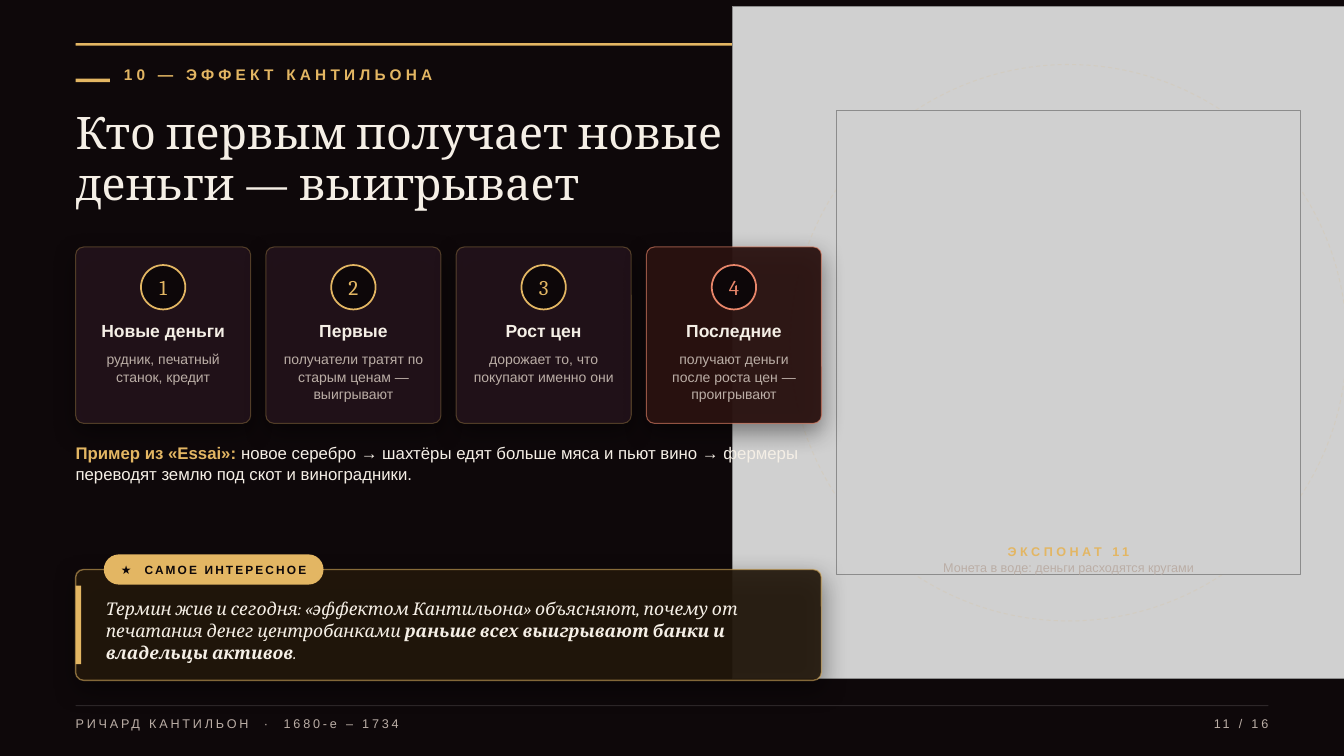
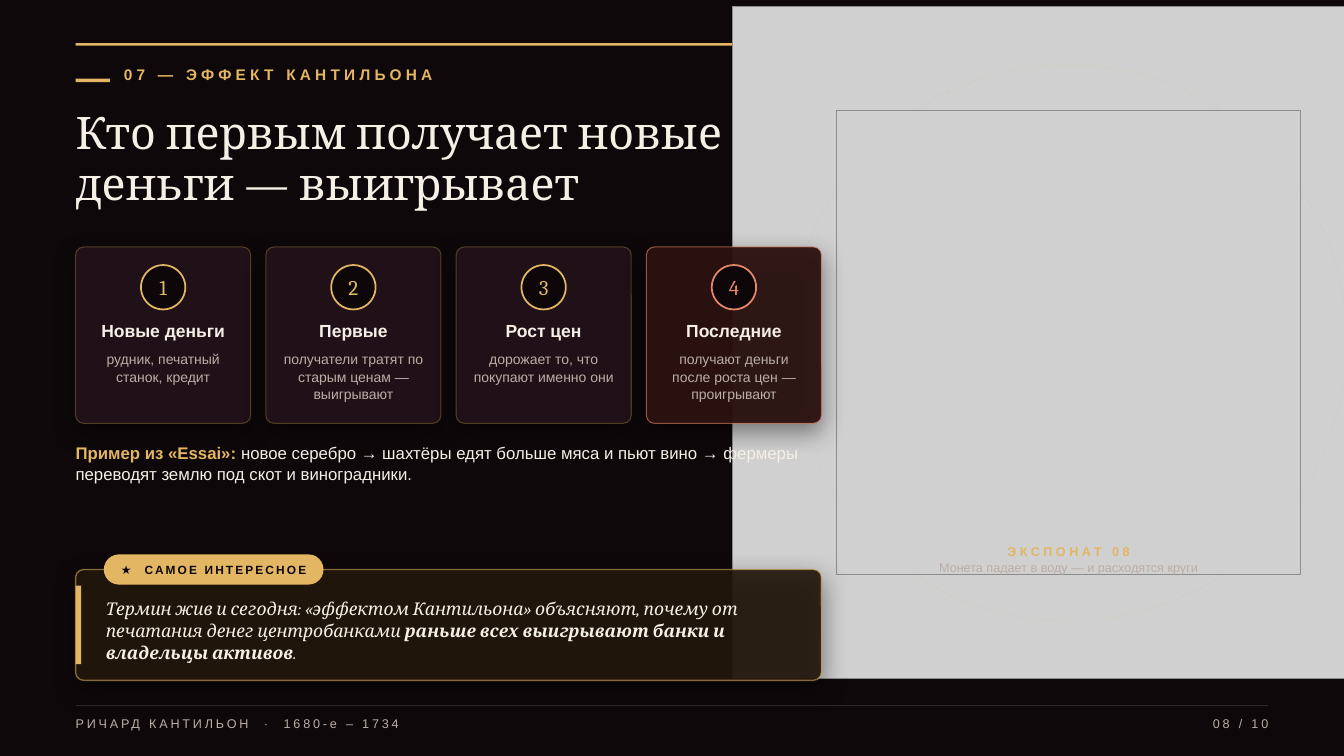
Before and after one commit to overbaffe1/omgGame, a slide deck: slide 8 of exports/cantillon-3d-presentation.pptx (slide 11 before the commit). Drawn at 1344x756 pixels with LibreOffice and Linux fonts; fonts in the diff are those of the drawing; grey boxes stand for pictures; background and template pictures are left out. Boxes give left, top, right and bottom in pixels: in the first picture for what was removed or moved away, otherwise in the second. Text is boxed around its words. In the diff, an @@ line names an element or a change of style, - is before the commit and + after.

```diff
--- a/exports/cantillon-3d-presentation.pptx
+++ b/exports/cantillon-3d-presentation.pptx
@@ text at box(124, 69, 432, 80): text changed @@
-10 — ЭФФЕКТ КАНТИЛЬОНА
+07 — ЭФФЕКТ КАНТИЛЬОНА
@@ text at box(939, 547, 1198, 575): text changed @@
-ЭКСПОНАТ 11
-Монета в воде: деньги расходятся кругами
+ЭКСПОНАТ 08
+Монета падает в воду — и расходятся круги
@@ text at box(1213, 719, 1268, 728): text changed @@
-11 / 16
+08 / 10
```
Also in this commit, not shown: 8 other slides changed, 1 slide added, 7 slides removed, 54 other files.
